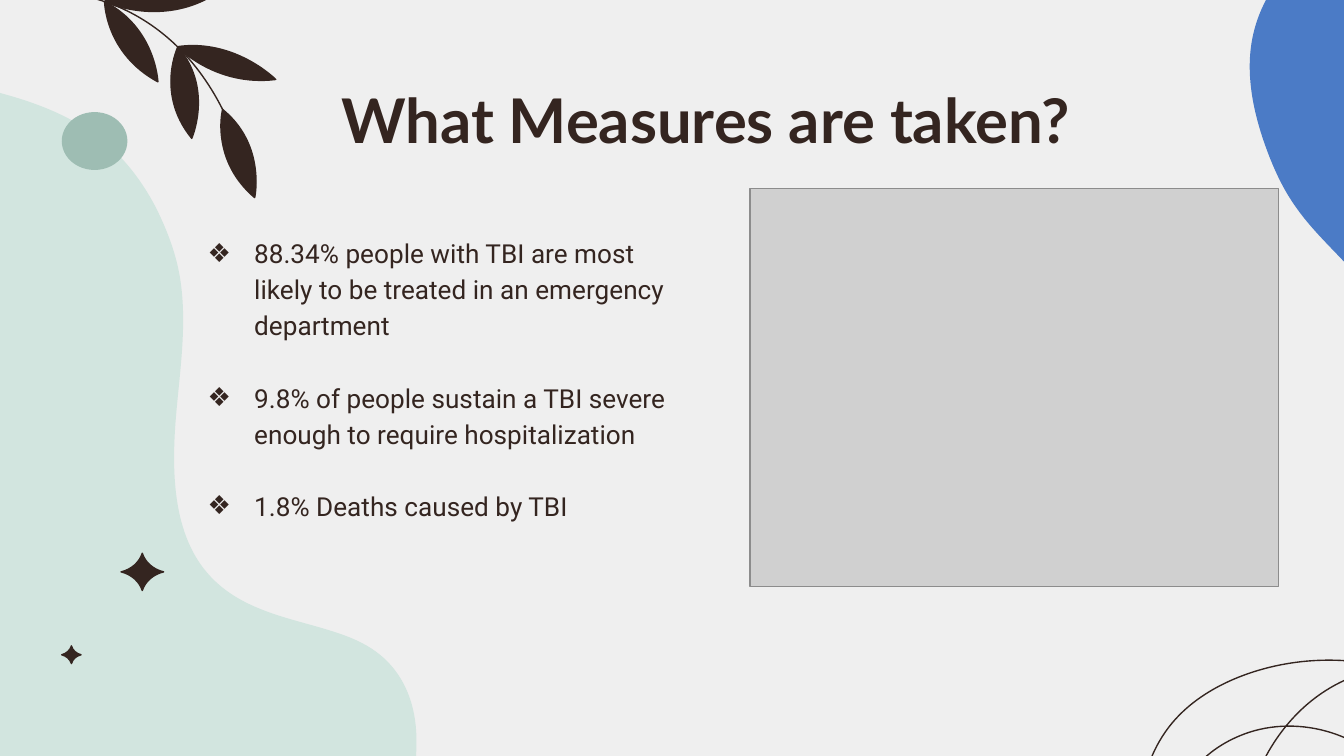
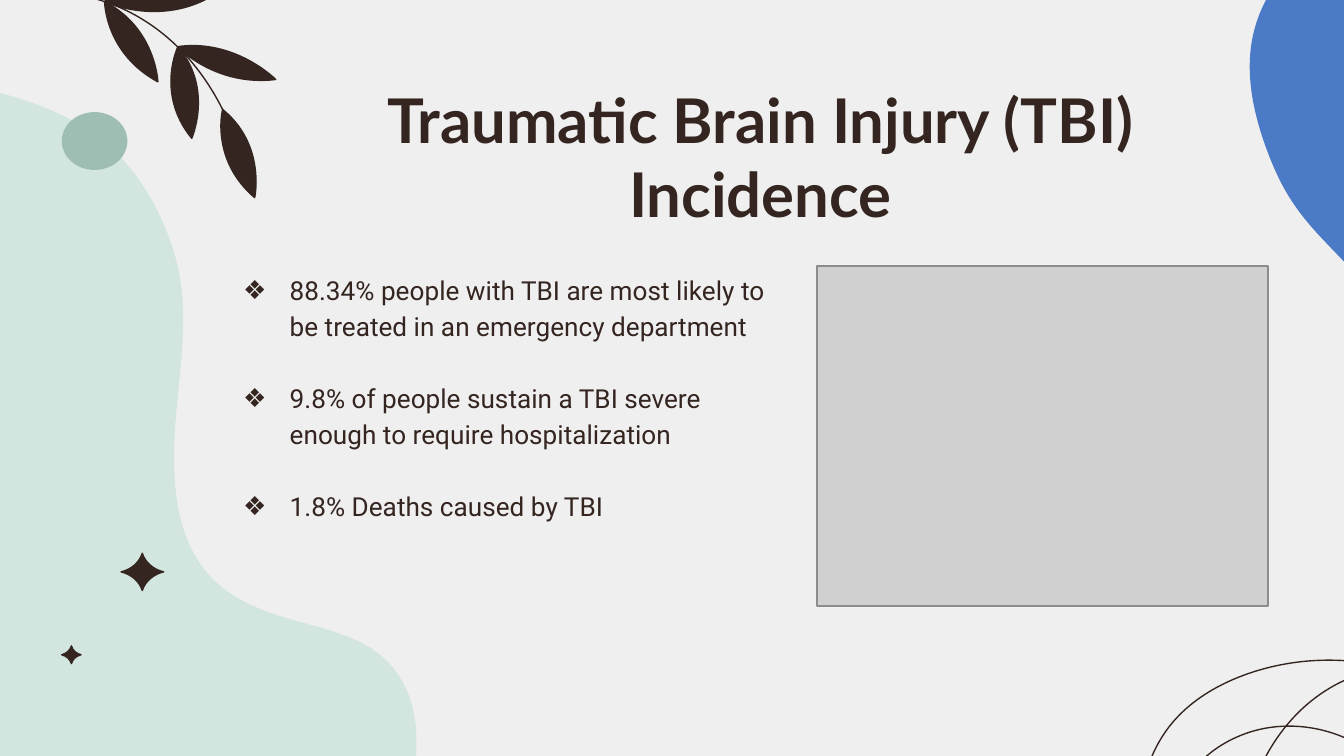
Before and after one commit to Chebet-Mercy/TBI-Traumatic-Brain-Injury, a slide deck: slide 10 of Traumatic Brain Injury.pptx (slide 9 before the commit). Drawn at 1344x756 pixels with LibreOffice and Linux fonts; fonts in the diff are those of the drawing; grey boxes stand for pictures. Boxes give left, top, right and bottom in pixels: in the first picture for what was removed or moved away, otherwise in the second. Text is boxed around its words. In the diff, an @@ line names an element or a change of style, - is before the commit and + after.

```diff
--- a/Traumatic Brain Injury.pptx
+++ b/Traumatic Brain Injury.pptx
@@ title at (387, 95, 1133, 218): text changed @@
-What Measures are taken?
+Traumatic Brain Injury (TBI) Incidence
@@ subtitle "88.34% people with TBI are ..." rewrapped from (254, 243, 665, 522) to (290, 280, 764, 522) @@
@@ picture: place and size @@
-picture at (750, 188, 1279, 587)
+picture at (817, 266, 1269, 606)
```
Also in this commit, not shown: 5 other slides changed, 4 slides added, 4 slides removed.
